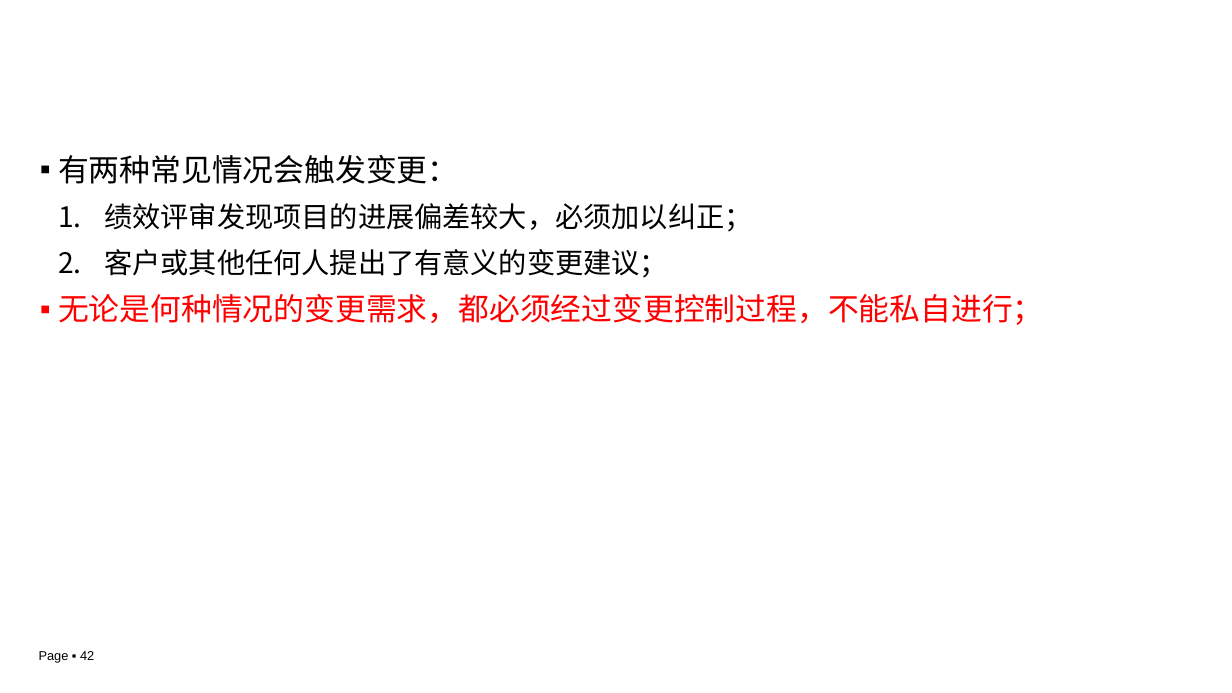
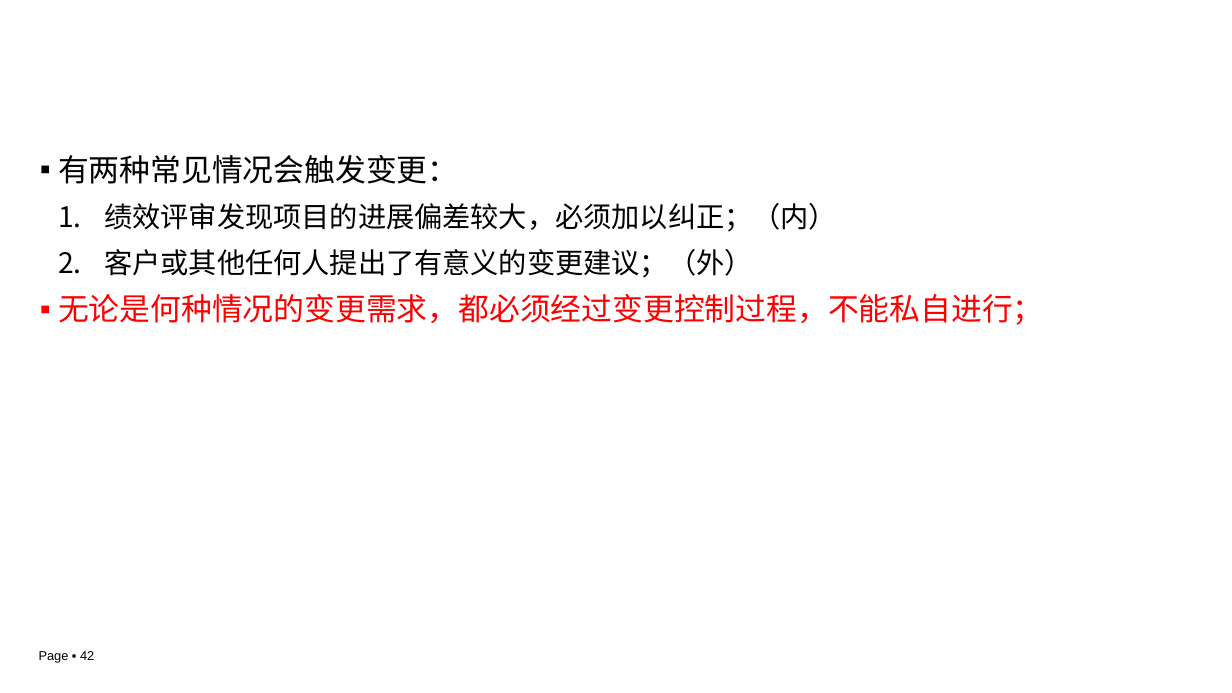
Before and after one commit to edu2act/course-IT-Project-Management, a slide deck: slide 42 of materials/slides/ch04.pptx. Drawn at 1232x693 pixels with LibreOffice and Linux fonts; fonts in the diff are those of the drawing; background and template pictures are left out. Boxes give left, top, right and bottom in pixels: in the first picture for what was removed or moved away, otherwise in the second. Text is boxed around its words. In the diff, an @@ line names an element or a change of style, - is before the commit and + after.

```diff
--- a/materials/slides/ch04.pptx
+++ b/materials/slides/ch04.pptx
@@ text at (104, 203, 837, 278): text changed @@
-  1. 绩效评审发现项目的进展偏差较大，必须加以纠正；
-  2. 客户或其他任何人提出了有意义的变更建议；
+  1. 绩效评审发现项目的进展偏差较大，必须加以纠正；（内）
+  2. 客户或其他任何人提出了有意义的变更建议；（外）
```
Also in this commit, not shown: 7 other slides changed.
